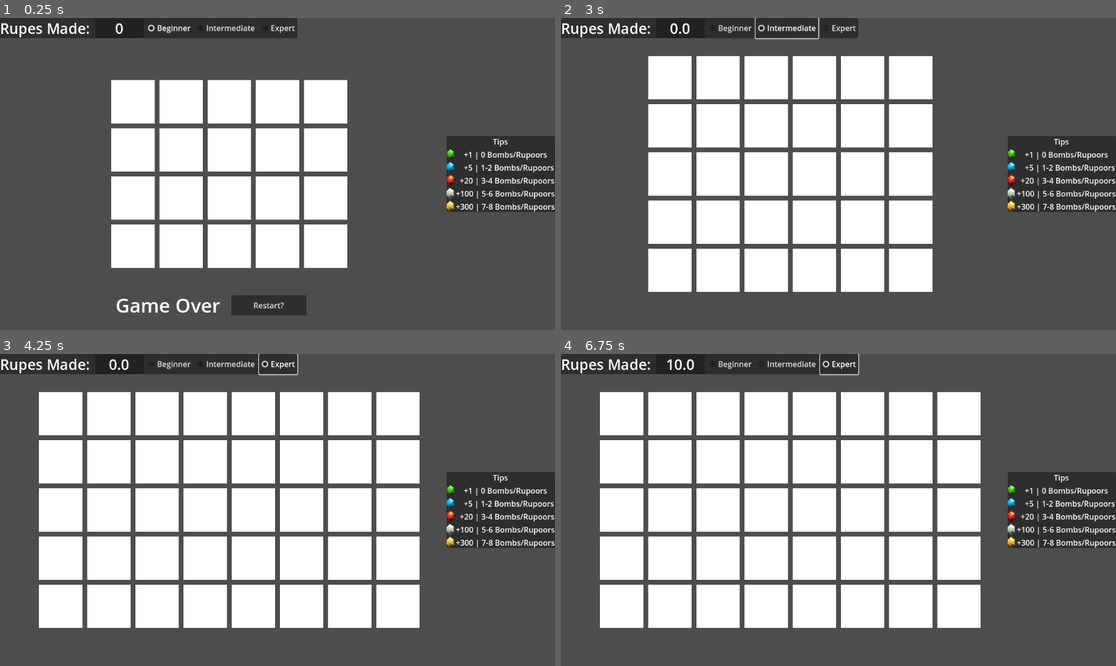
Above: before the commit, frames 1-4 (two rows, left to right).
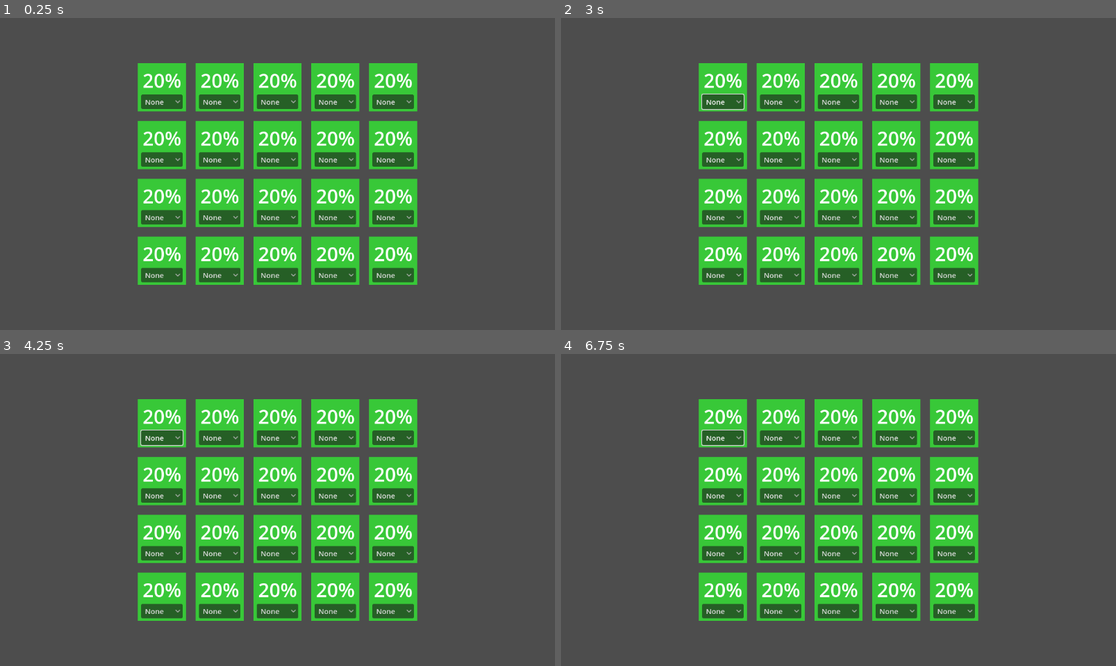
Above: after the commit, the same moments.

Repository: Spaceman113138/SkywardSwordMinesweeper
Game: Godot game, scene res://selection_world.tscn
Same seed, same stepped clock (60 frames per second), same inputs: the game is played once before the commit and once after it. Before the commit the project starts from res://world.tscn.
Inputs (mouse positions are in pixels of both pictures, inside the frame that each line leads up to):
- Up to frame 1 (0.25 s): no input
- Up to frame 2 (3 s): click (721, 102) at 0.5 s, where only the run after the commit has a clickable "None"; click (827, 305) at 1.25 s, where only the run before the commit has a clickable "Restart?"; click (727, 27) at 2 s, where only the run before the commit has a clickable "Beginner"; click (788, 27) at 2.75 s, where only the run before the commit has a clickable "Intermediate"
- Up to frame 3 (4.25 s): click (277, 363) at 3.5 s, where only the run before the commit has a clickable "Expert"
- Up to frame 4 (6.75 s): click (727, 363) at 4.25 s, where only the run before the commit has a clickable "Beginner"; click (721, 438) at 5 s, where only the run after the commit has a clickable "None"; click (788, 363) at 5.75 s, where only the run before the commit has a clickable "Intermediate"; click (838, 363) at 6.5 s, where only the run before the commit has a clickable "Expert"

The runs differ from the first frame. In frame 1, 42% of the frame differs, in the area x 0-100%, y 0-96%; in frame 2, 49%; in frame 3, 55%, in the area x 0-100%, y 0-88%; in frame 4, 55%.

Commit message:
basic solver

Diff:
--- /dev/null
+++ b/Solver.gd
@@ -0,0 +1,104 @@
+class_name Solver
+extends Node
+
+
+static func solveGrid(grid):
+	var baseGrid = crateBaseGrid(grid)
+	var solvedGrid = checkSimple(grid, baseGrid)
+
+	var numMaybe = 0
+	for r in solvedGrid:
+		for item in r:
+			if item != 0 and item != -2:
+				numMaybe += 1
+
+	var percentSafe = int((4.0 / numMaybe) * 100)
+	for r in range(len(solvedGrid)):
+		for c in range(len(solvedGrid[0])):
+			if solvedGrid[r][c] == -1:
+				solvedGrid[r][c] = percentSafe
+
+	return solvedGrid
+
+
+static func crateBaseGrid(grid):
+	var rNum = len(grid)
+	var cNum = len(grid[0])
+	var baseGrid = []
+	for r in range(rNum):
+		baseGrid.append([])
+		for c in range(cNum):
+			baseGrid[r].append(-1)
+
+	return baseGrid
+
+
+static func checkSimple(grid, solvedGrid):
+	for r in range(len(grid)):
+		for c in range(len(grid[0])):
+			if grid[r][c] == "None":
+				var neighbors = getNeighbors(r, c, grid)
+				if neighbors.has("Green"):
+					solvedGrid[r][c] = 0
+			elif grid[r][c] == "Blue":
+				var neighbors = getNeighbors(r, c, grid)
+				var num = neighbors.count("Bomb") + neighbors.count("Black")
+				var percent = (2.0-num) / numClear(r, c, grid) * 100
+				print(percent)
+				setSurrounding(r, c, solvedGrid, grid, percent)
+				solvedGrid[r][c] = -2
+			elif grid[r][c] == "Red":
+				var neighbors = getNeighbors(r, c, grid)
+				var num = neighbors.count("Bomb") + neighbors.count("Black")
+				var percent = (4.0 - num) / numClear(r, c, grid) * 100
+				setSurrounding(r, c, solvedGrid, grid, percent)
+				solvedGrid[r][c] = -2
+			elif grid[r][c] == "Silver":
+				var neighbors = getNeighbors(r, c, grid)
+				var num = neighbors.count("Bomb") + neighbors.count("Black")
+				var percent = (6.0 - num) / numClear(r, c, grid) * 100
+				setSurrounding(r, c, solvedGrid, grid, percent)
+				solvedGrid[r][c] = -2
+			elif grid[r][c] == "Gold":
+				var neighbors = getNeighbors(r, c, grid)
+				var num = neighbors.count("Bomb") + neighbors.count("Black")
+				var percent = (8.0 - num) / numClear(r, c, grid) * 100
+				setSurrounding(r, c, solvedGrid, grid, percent)
+				solvedGrid[r][c] = -2
+			else:
+				solvedGrid[r][c] = -2
+
+	return solvedGrid
+
+
+static func getNeighbors(r, c, grid):
+	var neighbors := []
+	for rOff in [-1, 0, 1]:
+		for cOff in [-1, 0, 1]:
+			if rOff != 0 or cOff != 0:
+				var newR = r - rOff
+				var newC = c - cOff
+				if isValidIndex(newR, newC, grid) and grid[newR][newC] != "None":
+					neighbors.append(grid[newR][newC])
+
+	return neighbors
+
+
+static func isValidIndex(r, c, grid):
+	var rValid = r >= 0 and r < len(grid)
+	var cValid = c >= 0 and c < len(grid[0])
+	return rValid and cValid
+
+static func numClear(r, c, grid):
+	return 8 - len(getNeighbors(r,c,grid))
+
+static func setSurrounding(r, c, solvedGrid, grid, value):
+	value = clamp(value, 0, 100)
+	for rOff in [-1, 0, 1]:
+		for cOff in [-1, 0, 1]:
+			if rOff != 0 or cOff != 0:
+				var newR = r - rOff
+				var newC = c - cOff
+				if isValidIndex(newR, newC, grid) and grid[newR][newC] == "None":
+					if solvedGrid[newR][newC] == -1 or solvedGrid[newR][newC] > value:
+						solvedGrid[newR][newC] = value
--- a/project.godot
+++ b/project.godot
@@ -11,7 +11,7 @@
 [application]
 
 config/name="SkywardSwordMinesweeper"
-run/main_scene="uid://c7yijgbuivedw"
+run/main_scene="uid://csljslsvrctl7"
 config/features=PackedStringArray("4.4", "Forward Plus")
 config/icon="res://icon.svg"
 
--- /dev/null
+++ b/selection_world.gd
@@ -0,0 +1,63 @@
+class_name SelectionWorld
+extends Node2D
+
+const beginner = [4,5]
+const intermediate = [5,6]
+const expert = [5,8]
+
+var gridSize = beginner
+var squareSize = 120
+var numSquares = 0
+
+var offset = Vector2(0,0)
+
+@onready var tileScene = preload("res://selectiontile.tscn")
+
+var currentContents = []
+
+
+func _ready() -> void:
+	createGrid()
+	for r in range(gridSize[0]):
+		currentContents.append([])
+		for c in range(gridSize[1]):
+			currentContents[r].append("None")
+	print(currentContents)
+
+
+func removeGrid():
+	for child in get_children():
+		if child is SelectionTile:
+			remove_child(child)
+
+
+func createGrid():
+	numSquares = gridSize[0] * gridSize[1]
+	var xOffset = -(gridSize[1] * squareSize) / 2 + squareSize / 2
+	var yOffset = -(gridSize[0] * squareSize) / 2 + squareSize / 2
+
+	for r in range(gridSize[0]):
+		for c in range(gridSize[1]):
+			var x = c * squareSize + xOffset
+			var y = r * squareSize + yOffset
+
+			var newTile: SelectionTile = tileScene.instantiate()
+			add_child(newTile)
+			newTile.position = Vector2(x, y) - offset
+			newTile.connect("newContent", updateContents)
+			newTile.setGridPos(Vector2(r,c))
+			newTile.setPercent(int((4.0 / numSquares) * 100))
+
+func updateContents(gridPos: Vector2, newValue: String):
+	currentContents[gridPos.x][gridPos.y] = newValue
+	var newSolve = Solver.solveGrid(currentContents)
+	for r in range(len(currentContents)):
+		for c in range(len(currentContents[0])):
+			getTile(Vector2(r, c)).setPercent(newSolve[r][c])
+
+
+func getTile(atPos: Vector2):
+	for child in get_children():
+		if child is SelectionTile:
+			if child.gridPos == atPos:
+				return child
--- /dev/null
+++ b/selection_world.tscn
@@ -0,0 +1,8 @@
+[gd_scene load_steps=2 format=3 uid="uid://csljslsvrctl7"]
+
+[ext_resource type="Script" uid="uid://bti7ftemp67o7" path="res://selection_world.gd" id="1_md2pu"]
+
+[node name="SelectionWorld" type="Node2D"]
+script = ExtResource("1_md2pu")
+
+[node name="Camera2D" type="Camera2D" parent="."]
--- /dev/null
+++ b/selectiontile.gd
@@ -0,0 +1,70 @@
+class_name SelectionTile
+extends Area2D
+
+var currentSelected = "None"
+
+signal newContent(newValue: String)
+
+var gridPos = Vector2.ZERO
+
+@onready var percentLabel: Label = get_node("Label")
+@onready var icon: Sprite2D = get_node("Icon")
+
+func _on_option_button_item_selected(index: int) -> void:
+	match index:
+		0:
+			currentSelected = "None"
+		1:
+			currentSelected = "Bomb"
+		2:
+			currentSelected = "Black"
+		3:
+			currentSelected = "Green"
+		4:
+			currentSelected = "Blue"
+		5:
+			currentSelected = "Red"
+		6:
+			currentSelected = "Silver"
+		7:
+			currentSelected = "Gold"
+
+	icon.visible = true
+	percentLabel.visible = false
+
+	var image: Texture2D
+	if currentSelected == "None":
+		icon.visible = false
+		percentLabel.visible = true
+	elif currentSelected == "Bomb":
+		image = load("res://rupe icons/SS-Bomb.png")
+		icon.scale = Vector2(0.338, 0.338)
+	else:
+		image = load("res://rupe icons/SS-" + currentSelected + "Rupee.png")
+		icon.scale = Vector2(0.051, 0.051) if currentSelected == "Black" or currentSelected == "Gold" else Vector2(0.102, 0.102)
+	icon.texture = image
+
+
+
+
+	newContent.emit(gridPos, currentSelected)
+
+
+func setGridPos(newPos: Vector2):
+	gridPos = newPos
+
+
+func setPercent(value: float):
+	if currentSelected != "None":
+		percentLabel.text = ""
+		get_node("MeshInstance2D").modulate = Color8(0,0, 100)
+	else:
+		percentLabel.text = str(int(value)) + "%"
+	if value <= 5:
+		get_node("MeshInstance2D").modulate = Color8(6, 150, 43)
+	elif value >= 100:
+		get_node("MeshInstance2D").modulate = Color8(200, 0, 0)
+	elif value <= 50:
+		get_node("MeshInstance2D").modulate = Color8(56, 200, 56)
+	else:
+		get_node("MeshInstance2D").modulate = Color8(242, 87, 79)
--- /dev/null
+++ b/selectiontile.tscn
@@ -0,0 +1,76 @@
+[gd_scene load_steps=5 format=3 uid="uid://db46i0mg0hhh6"]
+
+[ext_resource type="Script" uid="uid://dt0j2uldwkjqo" path="res://selectiontile.gd" id="1_hre7p"]
+[ext_resource type="Texture2D" uid="uid://b5pbj5n18jrn1" path="res://rupe icons/SS-BlackRupee.png" id="2_hxn4a"]
+
+[sub_resource type="PlaneMesh" id="PlaneMesh_b0ycx"]
+orientation = 2
+
+[sub_resource type="RectangleShape2D" id="RectangleShape2D_hre7p"]
+size = Vector2(120, 120)
+
+[node name="Selectiontile" type="Area2D"]
+script = ExtResource("1_hre7p")
+
+[node name="MeshInstance2D" type="MeshInstance2D" parent="."]
+position = Vector2(6.19888e-06, -4.76837e-07)
+scale = Vector2(50, 50)
+mesh = SubResource("PlaneMesh_b0ycx")
+
+[node name="CollisionShape2D" type="CollisionShape2D" parent="."]
+visible = false
+shape = SubResource("RectangleShape2D_hre7p")
+
+[node name="OptionButton" type="OptionButton" parent="."]
+anchors_preset = 5
+anchor_left = 0.5
+anchor_right = 0.5
+offset_left = -43.0
+offset_top = 15.0
+offset_right = 43.0
+offset_bottom = 30.0
+grow_horizontal = 2
+theme_override_constants/icon_max_width = 15
+theme_override_font_sizes/font_size = 15
+expand_icon = true
+selected = 0
+item_count = 8
+popup/item_0/text = "None"
+popup/item_0/id = 0
+popup/item_1/text = "Bomb"
+popup/item_1/id = 1
+popup/item_2/text = "Black"
+popup/item_2/id = 2
+popup/item_3/text = "Green"
+popup/item_3/id = 3
+popup/item_4/text = "Blue"
+popup/item_4/id = 4
+popup/item_5/text = "Red"
+popup/item_5/id = 5
+popup/item_6/text = "Silver"
+popup/item_6/id = 6
+popup/item_7/text = "Gold"
+popup/item_7/id = 7
+
+[node name="Label" type="Label" parent="."]
+anchors_preset = 7
+anchor_left = 0.5
+anchor_top = 1.0
+anchor_right = 0.5
+anchor_bottom = 1.0
+offset_left = -20.0
+offset_top = -20.0
+offset_right = 20.0
+offset_bottom = 13.0
+grow_horizontal = 2
+grow_vertical = 0
+theme_override_font_sizes/font_size = 40
+text = "00%"
+
+[node name="Icon" type="Sprite2D" parent="."]
+visible = false
+position = Vector2(-1.90735e-06, -20)
+scale = Vector2(0.051, 0.051)
+texture = ExtResource("2_hxn4a")
+
+[connection signal="item_selected" from="OptionButton" to="." method="_on_option_button_item_selected"]
--- a/ui.tscn
+++ b/ui.tscn
@@ -11,6 +11,7 @@
 
 [node name="UI" type="Control"]
 layout_mode = 3
+anchors_preset = 15
 anchor_right = 1.0
 anchor_bottom = 1.0
 offset_left = 25.0
--- a/world.gd
+++ b/world.gd
@@ -26,7 +26,6 @@
 	removeBoard()
 
 	var board = generateBoard()
-
 
 	var xOffset = 0
 	if gridSize[0] % 2 == 1:
--- a/world.tscn
+++ b/world.tscn
@@ -16,7 +16,6 @@
 [node name="CanvasLayer" type="CanvasLayer" parent="Camera2D"]
 
 [node name="UI" parent="Camera2D/CanvasLayer" instance=ExtResource("2_fj7yv")]
-anchors_preset = 15
 offset_left = 0.0
 offset_top = 0.0
 
Not shown, added: Solver.gd.uid
Not shown, added: selection_world.gd.uid
Not shown, added: selectiontile.gd.uid
